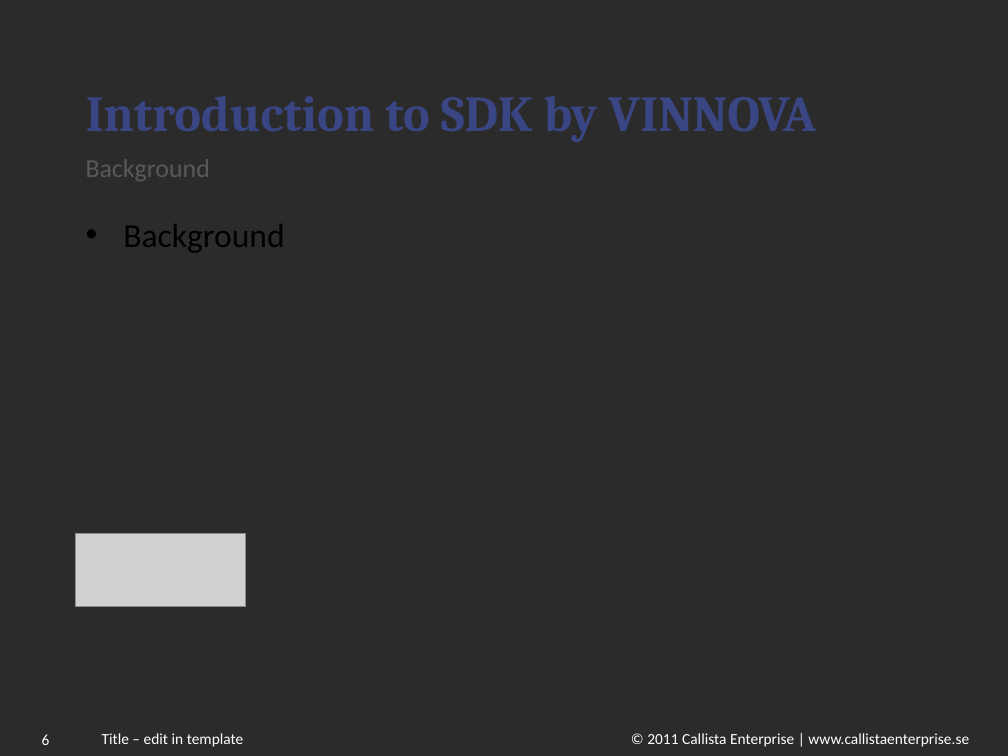
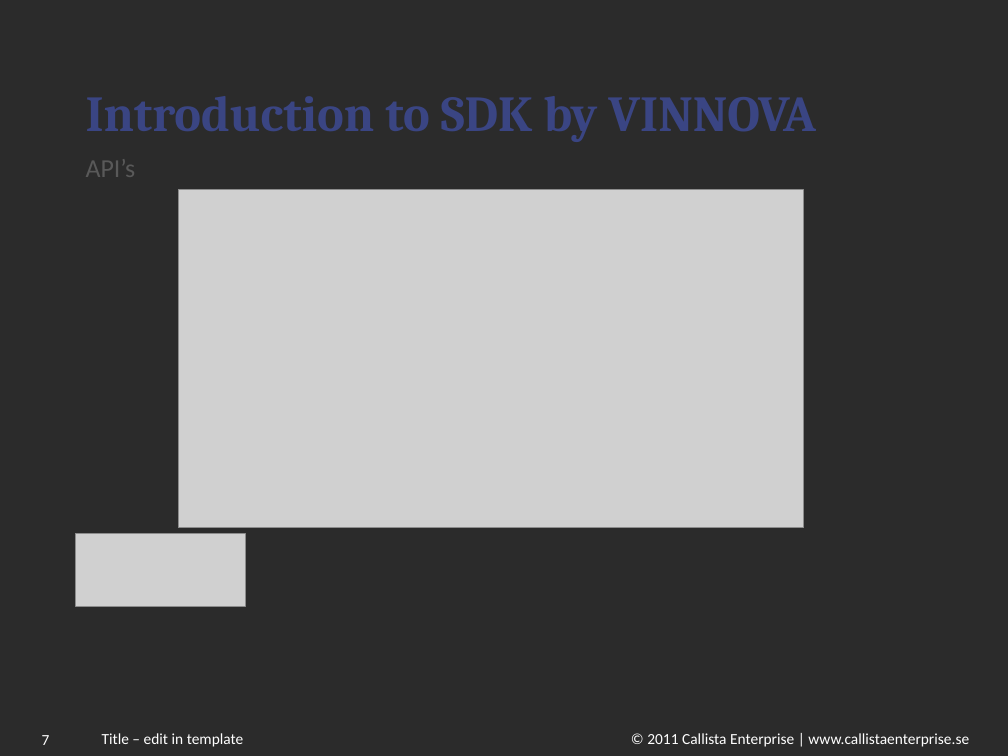
Before and after one commit to chilmers/cadec-healthcare-api-tutorial, a slide deck: slide 7 of Cadec-vårdens-apier.pptx (slide 6 before the commit). Drawn at 1008x756 pixels with LibreOffice and Linux fonts; fonts in the diff are those of the drawing; grey boxes stand for pictures; background and template pictures are left out; a plain dark background stands for a picture behind light text. Boxes give left, top, right and bottom in pixels: in the first picture for what was removed or moved away, otherwise in the second. Text is boxed around its words. In the diff, an @@ line names an element or a change of style, - is before the commit and + after.

```diff
--- a/Cadec-vårdens-apier.pptx
+++ b/Cadec-vårdens-apier.pptx
@@ subtitle at (86,159,136,177): text changed @@
-Background
+API’s
@@ picture added at (178,190,803,527) @@
@@ text removed at (123,224,284,252) @@
-• Background
@@ page number at (42,735,50,745): text changed @@
-6
+7
```
Also in this commit, not shown: 8 other slides changed.
